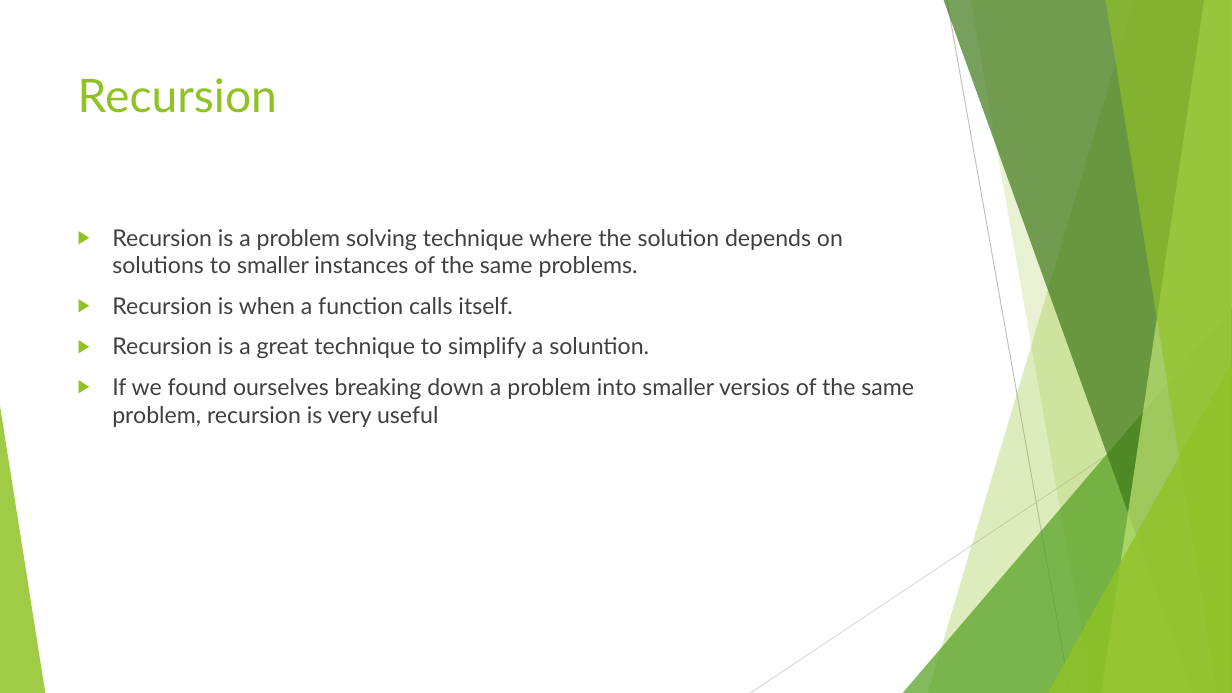
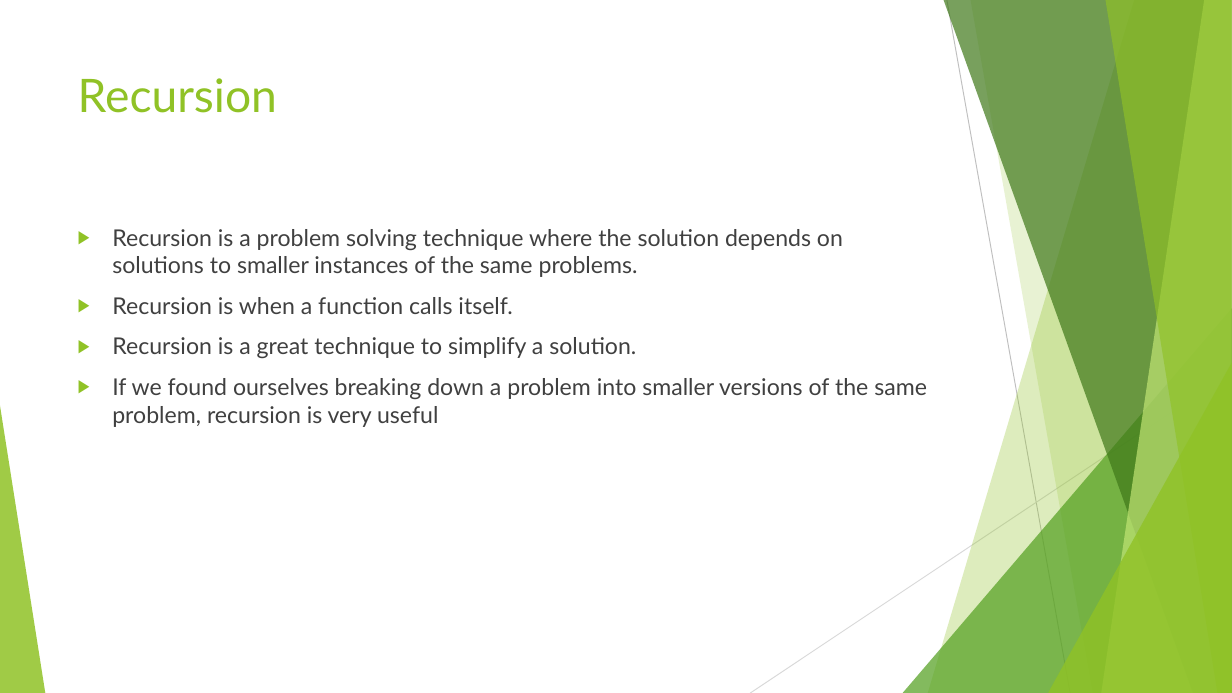
Before and after one commit to divyaparyani67/DSA, a slide deck: slide 26 of DSA- Learning.pptx. Drawn at 1232x693 pixels with LibreOffice and Linux fonts; fonts in the diff are those of the drawing. Boxes give left, top, right and bottom in pixels: in the first picture for what was removed or moved away, otherwise in the second. Text is boxed around its words. In the diff, an @@ line names an element or a change of style, - is before the commit and + after.

Commit message:
recusion fibionacci problem

```diff
--- a/DSA- Learning.pptx
+++ b/DSA- Learning.pptx
@@ text at (112, 337, 927, 427): text changed @@
-▶ Recursion is a great technique to simplify a soluntion.
-▶ If we found ourselves breaking down a problem into smaller versios of the same problem, recursion is very useful
+▶ Recursion is a great technique to simplify a solution.
+▶ If we found ourselves breaking down a problem into smaller versions of the same problem, recursion is very useful
```
Also in this commit, not shown: 7 slides added, 1 other file.
